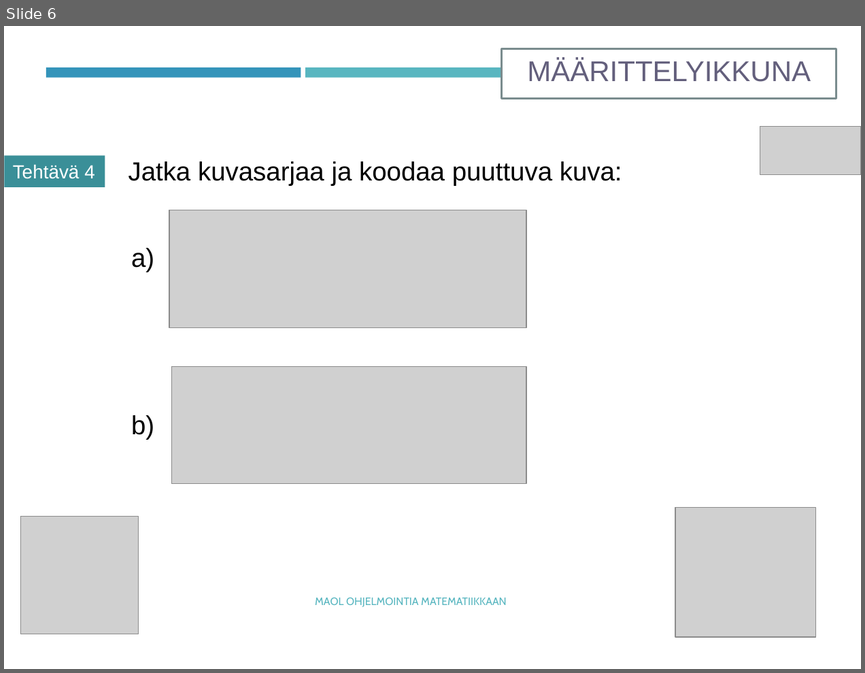
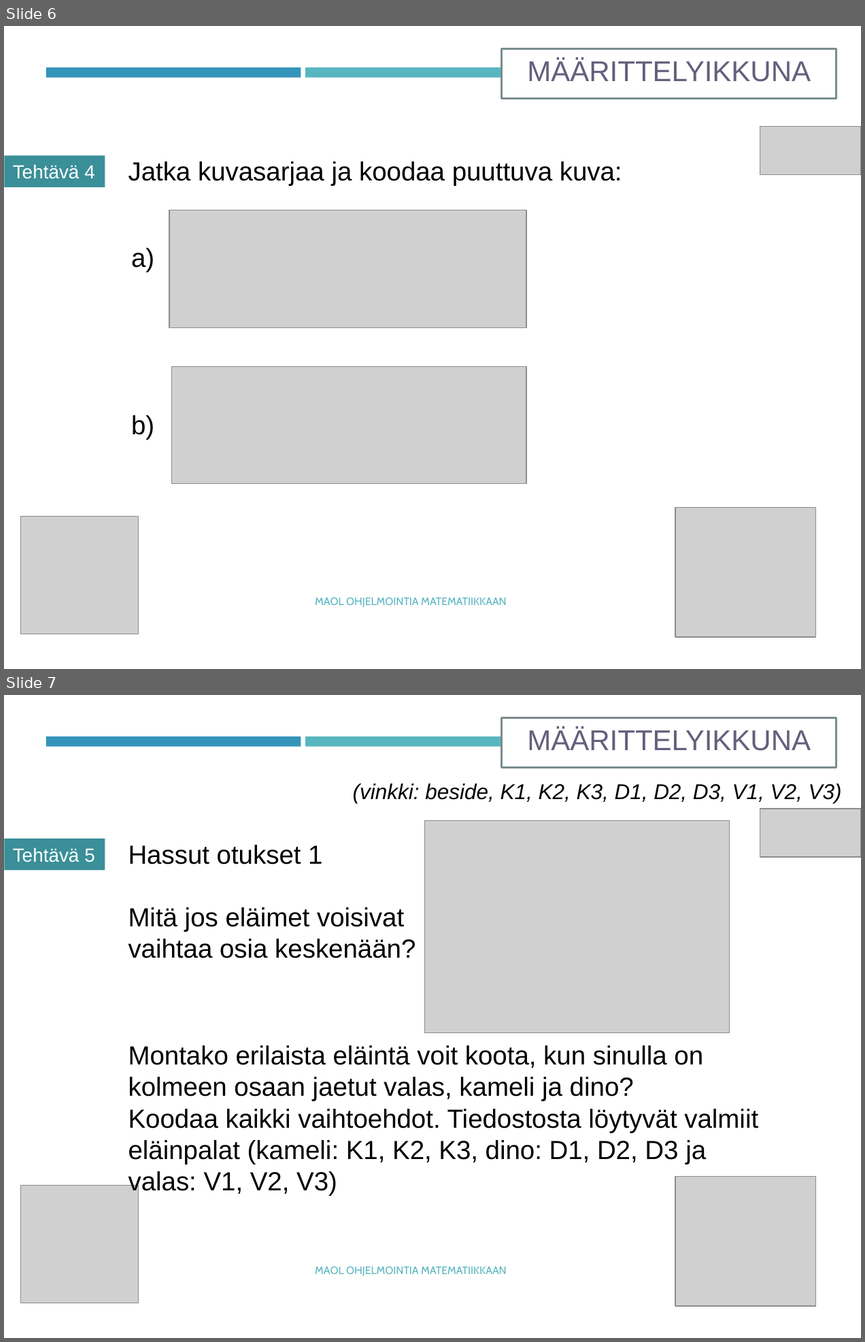
Before and after one commit to tyynetyyne/tyynetyyne.github.io, a slide deck: tehtavat/tiedostot/maol/power_point/Racket-MAOL-5-6-kuvien yhdistely.pptx. Shown one above the other, each under a label of ours: slide 6 before the commit, slides 6 and 7 after it. The pictures are 865x673 and 865x1342 pixels, drawn with LibreOffice and Linux fonts; fonts in the diff are those of the drawing; grey boxes stand for pictures. Boxes give left, top, right and bottom in pixels: in the first picture for what was removed or moved away, otherwise in the second. Text is boxed around its words. In the diff, an @@ line names an element or a change of style, - is before the commit and + after.

Commit message:
Hassut otukset

```diff
--- a/tehtavat/tiedostot/maol/power_point/Racket-MAOL-5-6-kuvien yhdistely.pptx
+++ b/tehtavat/tiedostot/maol/power_point/Racket-MAOL-5-6-kuvien yhdistely.pptx
@@ slide 7 added at (x1=4, y1=695, x2=861, y2=1338), background #FFFFFF; not listed: 2 template elements that a slide beside it also shows @@
@@ rectangle added at (x1=502, y1=717, x2=836, y2=767), fill #FFFFFF, outline #7A8C8E 1.75 pt, 24 pt, text #635F7C @@
+MÄÄRITTELYIKKUNA
@@ text added at (x1=353, y1=783, x2=842, y2=803), 18 pt, text #000000, italic @@
+(vinkki: beside, K1, K2, K3, D1, D2, D3, V1, V2, V3)
@@ picture added at (x1=759, y1=809, x2=861, y2=857) @@
@@ picture added at (x1=425, y1=821, x2=729, y2=1032) @@
@@ rectangle added at (x1=4, y1=838, x2=104, y2=870), fill #3A8F98, 16 pt, text #FFFFFF @@
+Tehtävä 5
@@ text added at (x1=128, y1=845, x2=415, y2=958), 22 pt, text #000000 @@
+Hassut otukset 1
+Mitä jos eläimet voisivat vaihtaa osia keskenään?
@@ text added at (x1=128, y1=1045, x2=758, y2=1195), 22 pt, text #000000 @@
+Montako erilaista eläintä voit koota, kun sinulla on kolmeen osaan jaetut valas, kameli ja dino?
+Koodaa kaikki vaihtoehdot. Tiedostosta löytyvät valmiit eläinpalat (kameli: K1, K2, K3, dino: D1, D2, D3 ja valas: V1, V2, V3)
@@ picture added at (x1=675, y1=1176, x2=815, y2=1305) @@
@@ picture added at (x1=21, y1=1185, x2=139, y2=1302) @@
@@ text added at (x1=315, y1=1266, x2=507, y2=1276), 9 pt, text #58B6C0 @@
+MAOL OHJELMOINTIA MATEMATIIKKAAN
```
Also in this commit, not shown: 1 other slide added.
